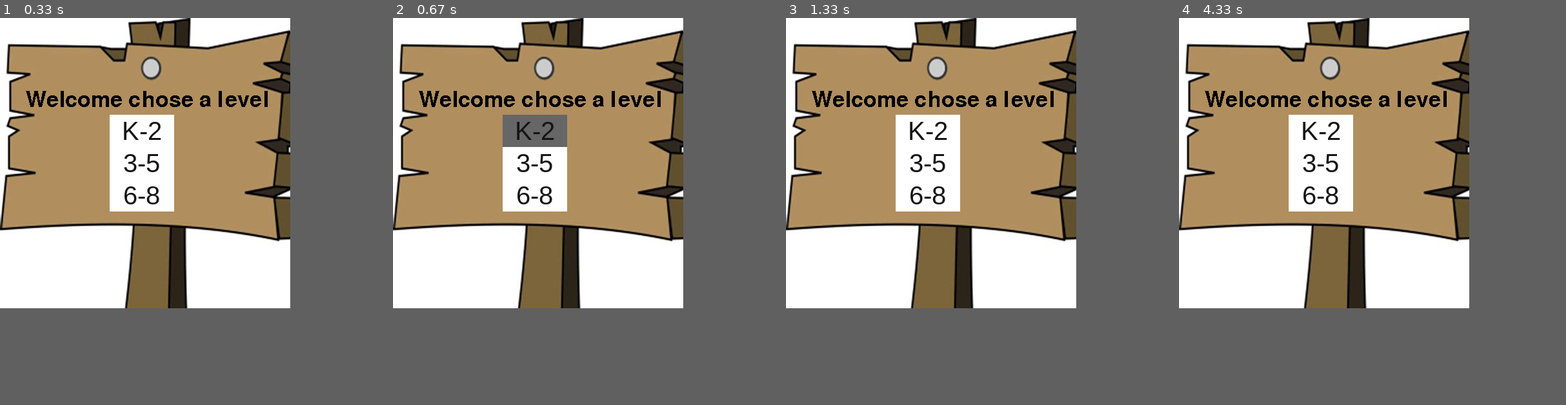
Above: before the commit, frames 1-4 (left to right).
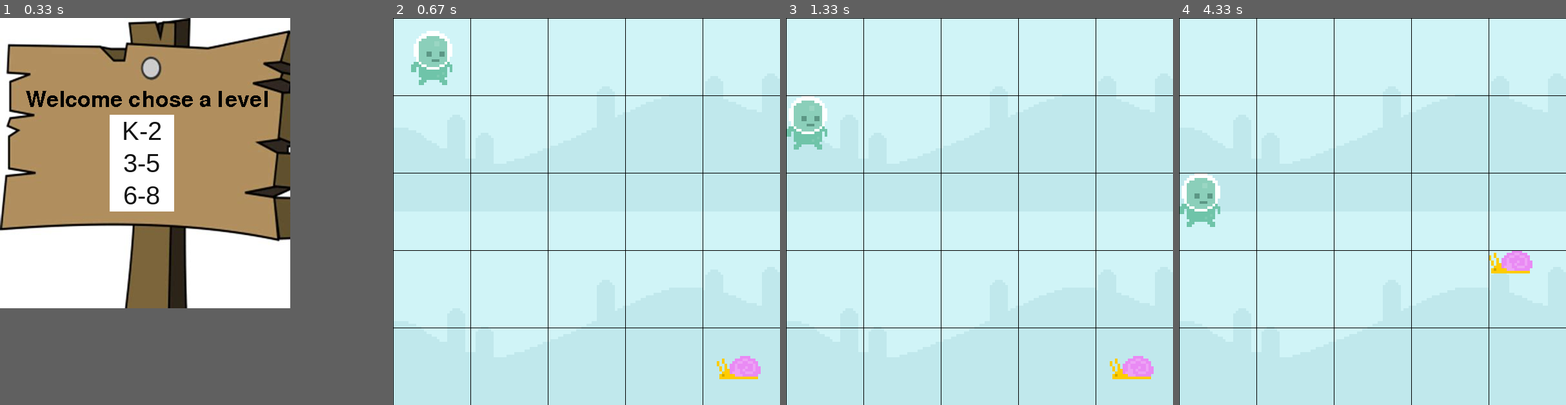
Above: after the commit, the same moments.

Repository: Syntax-Saboteurs/Wandering-in-the-Woods-Game
Game: pygame game, started from main.py
The game is run twice, just before and just after one commit, with the same random seed, the same clock (stepped at 60 frames per second) and the same inputs.
Inputs (mouse positions are in pixels of both pictures, inside the frame that each line leads up to):
- Up to frame 1 (0.33 s): no input
- Up to frame 2 (0.67 s): click (536, 130) at 0.38 s
- Up to frame 3 (1.33 s): click (859, 153) at 0.72 s
- Up to frame 4 (4.33 s): click (1473, 273) at 3.05 s; click (1248, 250) at 3.72 s; click (1507, 288) at 4.05 s
In frame 2 the window is 450x450 before the commit and 600x600 after it. Grey fills any space a smaller window leaves; there, only what the larger window draws over its background counts as a difference.

Frame 1 is identical in both runs. In frame 2, 57% of the frame differs, in the area x 0-100%, y 0-100%; in frame 3, 57%; in frame 4, 57%.

Commit message:
organized added new characters
-added a file for each level that is currently functional.
-moved files to proper folders
-added icons for diffrent levels
-todo auto resize for level 2 and 3

Diff:
--- a/WoodsGamePygame.py
+++ b/level3_5.py
@@ -23,7 +23,7 @@
 #snail_x_pos = 800
 snail_rect = snail_surf.get_rect(midtop = (538,524))
 
-player_surf = pygame.image.load('graphics/player/player_walk_1.png').convert_alpha()
+player_surf = pygame.image.load('graphics/ladyBug.png').convert_alpha()
 player_rect = player_surf.get_rect(midtop = (60,20))
 
 
--- /dev/null
+++ b/level6_8.py
@@ -0,0 +1,162 @@
+'''
+resources: https://www.pygame.org/docs/
+
+'''
+
+import pygame, time, sys, random
+from pygame.locals import *
+# Constants
+# This is for the width and height of our screen
+WIDTH   = 600
+HEIGHT  = 600
+# This sets up the amount of rows and columns in our grid - if we change these values the number of squares changes
+ROWS = 5
+COLS = 5
+# this is where we get our size of each cell
+CELL_SIZE = (WIDTH // COLS, HEIGHT // ROWS)
+
+# creates the window in which the game will display. The dimensions are (x, y)
+screen = pygame.display.set_mode((WIDTH, HEIGHT))
+sky_surface = pygame.image.load("graphics/sky.png").convert()
+
+snail_surf = pygame.image.load('graphics/snail/snail1.png').convert_alpha()
+#snail_x_pos = 800
+snail_rect = snail_surf.get_rect(midtop = (538,524))
+
+player_surf = pygame.image.load('graphics/fly1.png').convert_alpha()
+player_rect = player_surf.get_rect(midtop = (60,20))
+
+
+
+# color tuples Constants - made of (r, g, b) if all are 255 it is white and if all values are zero then it is black - dont know what we will be using yet
+WHITE = (255, 255, 255)
+BLACK = (0, 0, 0)
+RED = (255, 0, 0)
+GREEN = (0, 255, 0)
+BLUE = (0, 0, 255)
+FOREST_GREEN = (190, 255, 0)
+
+
+# pygame setup - this initializes pygame
+pygame.init()
+
+
+# clock object which will track the game to FPS as seen below
+clock = pygame.time.Clock()
+
+# limits FPS to 60 - important for game graphics
+clock.tick(40)
+
+# displaying name of the game: Wandering Woods
+pygame.display.set_caption("Wandering Woods")
+
+# removes the coursor from the game. Dont know if we should keep or not (does work)
+# pygame.mouse.set_visible(False)
+
+# set up font (style, size)
+font = pygame.font.SysFont(None, 30)
+
+# create_text()function - takes five parameters -- what is to be said, in what font, display mode, location on screen
+def create_text(text, font, screen, x, y):
+    dialoge = font.render(text, 2, BLACK)
+    textBox = dialoge.get_rect()
+    textBox.topleft = (x, y)
+    screen.blit(dialoge, textBox)
+
+def draw_grid():
+    # this creates the cells that correlate to the WIDTH
+    for x in range(0, WIDTH, CELL_SIZE[0]):
+        pygame.draw.line(screen, BLACK, (x, 0), (x, HEIGHT))
+    # this creates the cells that correlate to the HEIGHT
+    for y in range(0, HEIGHT, CELL_SIZE[1]):
+        pygame.draw.line(screen, BLACK, (0, y), (WIDTH, y))
+
+
+# level_one() function - game level for grades(k-2)
+def level_one():
+    # grids are always square there are always two players starting diagonally from one another
+    # wander out randomly - assuming they control their direction
+    # each move is counted in a counter
+    # music plays as cartoon characters wander in the woods
+    # when the players bump into each other
+        # there is happy graphics displayed
+        # and stats from the wandering are displayed and announced audibly
+        # then the game is reset and the students can start it up again if they would like
+    return
+
+# level_two() function - game level grades(3-5)
+def level_two():
+    # students can set up the size of their grid, which can now also be rectangular
+    # there can be more than two players as many as four
+    # students can place them where ever they want to on the grid to start
+    # Once a pair has found eachother the pair will then search out another and another assuming more than two players
+    # Once the game is started
+        # it can be played and replayed over and over
+        # the stats of the players meeting can be displayed as:
+            # longest run without meeting
+            # shorted run without meeting
+            # and average run without meeting
+            # assuming this means for all games played
+    return
+
+# level_three() function - game level for grades(6-8)
+def level_three():
+    # students have control of 3-5 game (level II)
+    # students will now be challanged to run experiments to determine how the average run varies with
+        # size and shape of the grids.
+    # the students will also be able to explore differnt protocols for wandering, and to decide which is
+        # the best way to wander if you want to shorten the time it takes to meet up
+    return
+
+
+def main():
+    running = True
+    player_turn = 0  # 0 for player 1, 1 for player 2
+    players = [player_rect, snail_rect]  # Assuming there are only two players
+    win_font = pygame.font.SysFont(None, 48)  # Font for "You Win" message
+
+    while running:
+        for event in pygame.event.get():
+            if event.type == pygame.QUIT:
+                running = False
+
+            if event.type == pygame.MOUSEBUTTONDOWN:
+                mouse_pos = pygame.mouse.get_pos()
+                clicked_row = mouse_pos[1] // (HEIGHT // ROWS)
+                clicked_col = mouse_pos[0] // (WIDTH // COLS)
+                current_player_rect = players[player_turn]
+                current_row = current_player_rect.y // (HEIGHT // ROWS)
+                current_col = current_player_rect.x // (WIDTH // COLS)
+
+                # Check if the clicked position is adjacent to the current player position
+                if (abs(clicked_row - current_row) <= 1 and abs(clicked_col - current_col) <= 1 and
+                        (abs(clicked_row - current_row) != 0 or abs(clicked_col - current_col) != 0)):
+                    current_player_rect.x = clicked_col * (WIDTH // COLS)
+                    current_player_rect.y = clicked_row * (HEIGHT // ROWS)
+                    # Switch to the next player's turn
+                    player_turn = (player_turn + 1) % len(players)
+
+        screen.blit(sky_surface, (0, 0))
+        screen.blit(sky_surface, (0, 300))
+        screen.blit(snail_surf, snail_rect)
+        screen.blit(player_surf, player_rect)
+
+        draw_grid()
+
+        # Check if players overlap
+        if player_rect.colliderect(snail_rect):
+            # Display "You Win" message
+            win_text = win_font.render("You Win!", True, (255, 255, 255))
+            win_rect = win_text.get_rect(center=(WIDTH // 2, HEIGHT // 2))
+            screen.blit(win_text, win_rect)
+            # Stop the game loop
+            running = False
+
+        pygame.display.update()
+        clock.tick(60)
+
+    pygame.quit()
+    sys.exit()
+
+if __name__ == "__main__":
+    main()
--- /dev/null
+++ b/levelk_2.py
@@ -0,0 +1,163 @@
+'''
+resources: https://www.pygame.org/docs/
+
+'''
+
+import pygame, time, sys, random
+from pygame.locals import *
+# Constants
+# This is for the width and height of our screen
+WIDTH   = 600
+HEIGHT  = 600
+# This sets up the amount of rows and columns in our grid - if we change these values the number of squares changes
+ROWS = 5
+COLS = 5
+# this is where we get our size of each cell
+CELL_SIZE = (WIDTH // COLS, HEIGHT // ROWS)
+
+# creates the window in which the game will display. The dimensions are (x, y)
+screen = pygame.display.set_mode((WIDTH, HEIGHT))
+sky_surface = pygame.image.load("graphics/sky.png").convert()
+
+snail_surf = pygame.image.load('graphics/snail/snail1.png').convert_alpha()
+#snail_x_pos = 800
+snail_rect = snail_surf.get_rect(midtop = (538,524))
+
+player_surf = pygame.image.load('graphics/player/player_walk_1.png').convert_alpha()
+player_rect = player_surf.get_rect(midtop = (60,20))
+
+
+
+# color tuples Constants - made of (r, g, b) if all are 255 it is white and if all values are zero then it is black - dont know what we will be using yet
+WHITE = (255, 255, 255)
+BLACK = (0, 0, 0)
+RED = (255, 0, 0)
+GREEN = (0, 255, 0)
+BLUE = (0, 0, 255)
+FOREST_GREEN = (190, 255, 0)
+
+
+# pygame setup - this initializes pygame
+pygame.init()
+
+
+# clock object which will track the game to FPS as seen below
+clock = pygame.time.Clock()
+
+# limits FPS to 60 - important for game graphics
+clock.tick(40)
+
+# displaying name of the game: Wandering Woods
+pygame.display.set_caption("Wandering Woods")
+
+# removes the coursor from the game. Dont know if we should keep or not (does work)
+# pygame.mouse.set_visible(False)
+
+# set up font (style, size)
+font = pygame.font.SysFont(None, 30)
+
+# create_text()function - takes five parameters -- what is to be said, in what font, display mode, location on screen
+def create_text(text, font, screen, x, y):
+    dialoge = font.render(text, 2, BLACK)
+    textBox = dialoge.get_rect()
+    textBox.topleft = (x, y)
+    screen.blit(dialoge, textBox)
+
+def draw_grid():
+    # this creates the cells that correlate to the WIDTH
+    for x in range(0, WIDTH, CELL_SIZE[0]):
+        pygame.draw.line(screen, BLACK, (x, 0), (x, HEIGHT))
+    # this creates the cells that correlate to the HEIGHT
+    for y in range(0, HEIGHT, CELL_SIZE[1]):
+        pygame.draw.line(screen, BLACK, (0, y), (WIDTH, y))
+
+
+# level_one() function - game level for grades(k-2)
+def level_one():
+    # grids are always square there are always two players starting diagonally from one another
+    # wander out randomly - assuming they control their direction
+    # each move is counted in a counter
+    # music plays as cartoon characters wander in the woods
+    # when the players bump into each other
+        # there is happy graphics displayed
+        # and stats from the wandering are displayed and announced audibly
+        # then the game is reset and the students can start it up again if they would like
+    return
+
+# level_two() function - game level grades(3-5)
+def level_two():
+    # students can set up the size of their grid, which can now also be rectangular
+    # there can be more than two players as many as four
+    # students can place them where ever they want to on the grid to start
+    # Once a pair has found eachother the pair will then search out another and another assuming more than two players
+    # Once the game is started
+        # it can be played and replayed over and over
+        # the stats of the players meeting can be displayed as:
+            # longest run without meeting
+            # shorted run without meeting
+            # and average run without meeting
+            # assuming this means for all games played
+    return
+
+# level_three() function - game level for grades(6-8)
+def level_three():
+    # students have control of 3-5 game (level II)
+    # students will now be challanged to run experiments to determine how the average run varies with
+        # size and shape of the grids.
+    # the students will also be able to explore differnt protocols for wandering, and to decide which is
+        # the best way to wander if you want to shorten the time it takes to meet up
+    return
+
+
+def main():
+    running = True
+    screen = pygame.display.set_mode((WIDTH, HEIGHT))
+    player_turn = 0  # 0 for player 1, 1 for player 2
+    players = [player_rect, snail_rect]  # Assuming there are only two players
+    win_font = pygame.font.SysFont(None, 48)  # Font for "You Win" message
+
+    while running:
+        for event in pygame.event.get():
+            if event.type == pygame.QUIT:
+                running = False
+
+            if event.type == pygame.MOUSEBUTTONDOWN:
+                mouse_pos = pygame.mouse.get_pos()
+                clicked_row = mouse_pos[1] // (HEIGHT // ROWS)
+                clicked_col = mouse_pos[0] // (WIDTH // COLS)
+                current_player_rect = players[player_turn]
+                current_row = current_player_rect.y // (HEIGHT // ROWS)
+                current_col = current_player_rect.x // (WIDTH // COLS)
+
+                # Check if the clicked position is adjacent to the current player position
+                if (abs(clicked_row - current_row) <= 1 and abs(clicked_col - current_col) <= 1 and
+                        (abs(clicked_row - current_row) != 0 or abs(clicked_col - current_col) != 0)):
+                    current_player_rect.x = clicked_col * (WIDTH // COLS)
+                    current_player_rect.y = clicked_row * (HEIGHT // ROWS)
+                    # Switch to the next player's turn
+                    player_turn = (player_turn + 1) % len(players)
+
+        screen.blit(sky_surface, (0, 0))
+        screen.blit(sky_surface, (0, 300))
+        screen.blit(snail_surf, snail_rect)
+        screen.blit(player_surf, player_rect)
+
+        draw_grid()
+
+        # Check if players overlap
+        if player_rect.colliderect(snail_rect):
+            # Display "You Win" message
+            win_text = win_font.render("You Win!", True, (255, 255, 255))
+            win_rect = win_text.get_rect(center=(WIDTH // 2, HEIGHT // 2))
+            screen.blit(win_text, win_rect)
+            # Stop the game loop
+            running = False
+
+        pygame.display.update()
+        clock.tick(60)
+
+    pygame.quit()
+    sys.exit()
+
+if __name__ == "__main__":
+    main()
--- a/main.py
+++ b/main.py
@@ -1,3 +1,6 @@
+import levelk_2
+import level3_5
+import level6_8
 import pygame
 from sys import exit
 
@@ -59,12 +62,15 @@
 
 
 def levelK():
+    levelk_2.main()
     print('K-2 Button Pressed')
 
 def level3():
+    level3_5.main()
     print('3-5 Button Pressed')
 
 def level6():
+    level6_8.main()
     print('6-8 Button Pressed')
 
 
Renamed: DesignDoc -> Documents/DesignDoc
Renamed: HelloTeam -> Documents/HelloTeam
Renamed: WoodsGame -> OldFiles/WoodsGame
Binary file added: graphics/Fly1.png
Binary file added: graphics/ladyBug.png
Not shown, changed: .DS_Store
Not shown, added: Documents/UserManual.docx
Not shown, added: Documents/design doc.docx
Not shown, changed: graphics/.DS_Store
